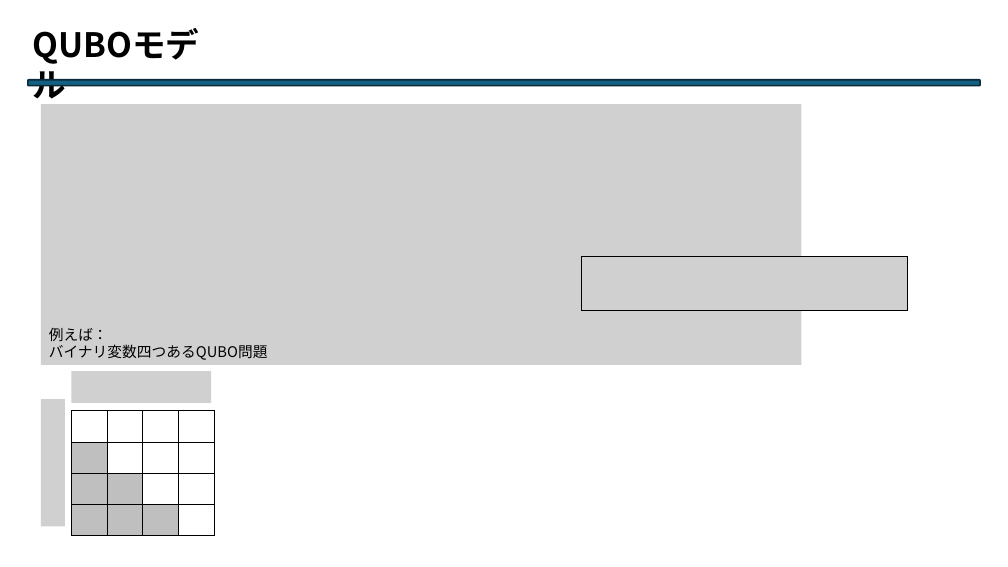
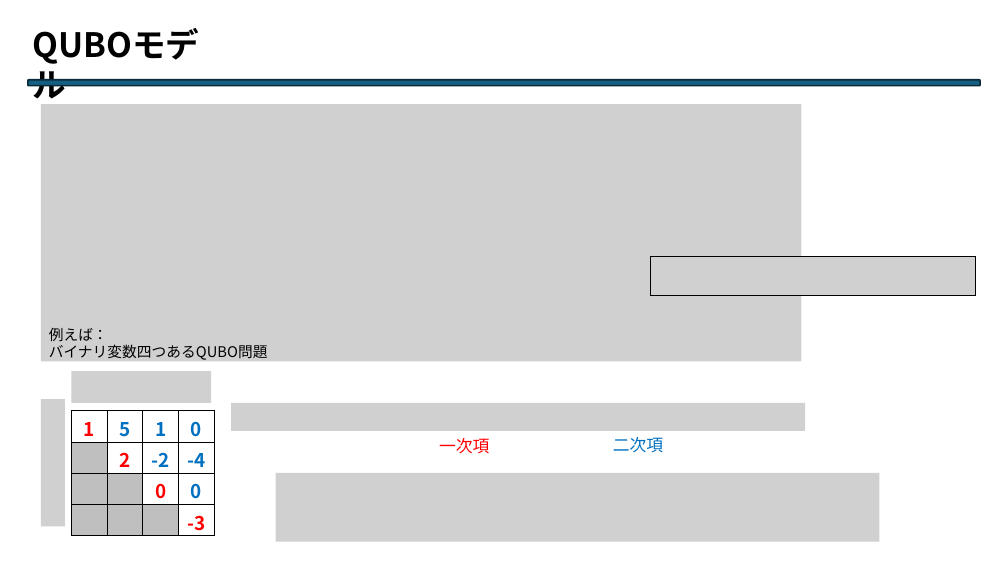
Before and after one commit to Legolas9999/chuukann, a slide deck: slide 3 of 中間発表改.pptx. Drawn at 1008x567 pixels with LibreOffice and Linux fonts; fonts in the diff are those of the drawing; grey boxes stand for pictures. Boxes give left, top, right and bottom in pixels: in the first picture for what was removed or moved away, otherwise in the second. Text is boxed around its words. In the diff, an @@ line names an element or a change of style, - is before the commit and + after.

```diff
--- a/中間発表改.pptx
+++ b/中間発表改.pptx
@@ picture: place and size @@
-picture at <box>41,104,802,365</box>
+picture at <box>41,104,802,361</box>
@@ picture: place and size @@
-picture at <box>582,256,908,311</box>
+picture at <box>650,256,976,296</box>
@@ table at <box>71,411,213,535</box> @@
-row 1:  |  |  | 
+row 1: 1 | 5 | 1 | 0
-row 2:  |  |  | 
+row 2:  | 2 | -2 | -4
-row 3, column 3: 
+row 3, column 3: 0
-row 3, column 4: 
+row 3, column 4: 0
-row 4, column 4: 
+row 4, column 4: -3
@@ picture added at <box>231,403,805,431</box> @@
@@ text added at <box>439,438,489,454</box>, 16 pt, text #FF0000 @@
+一次項
@@ text added at <box>613,437,663,453</box>, 16 pt, text #0070C0 @@
+二次項
@@ picture added at <box>276,473,880,542</box> @@
```
Also in this commit, not shown: 4 slides added, 4 other files.
